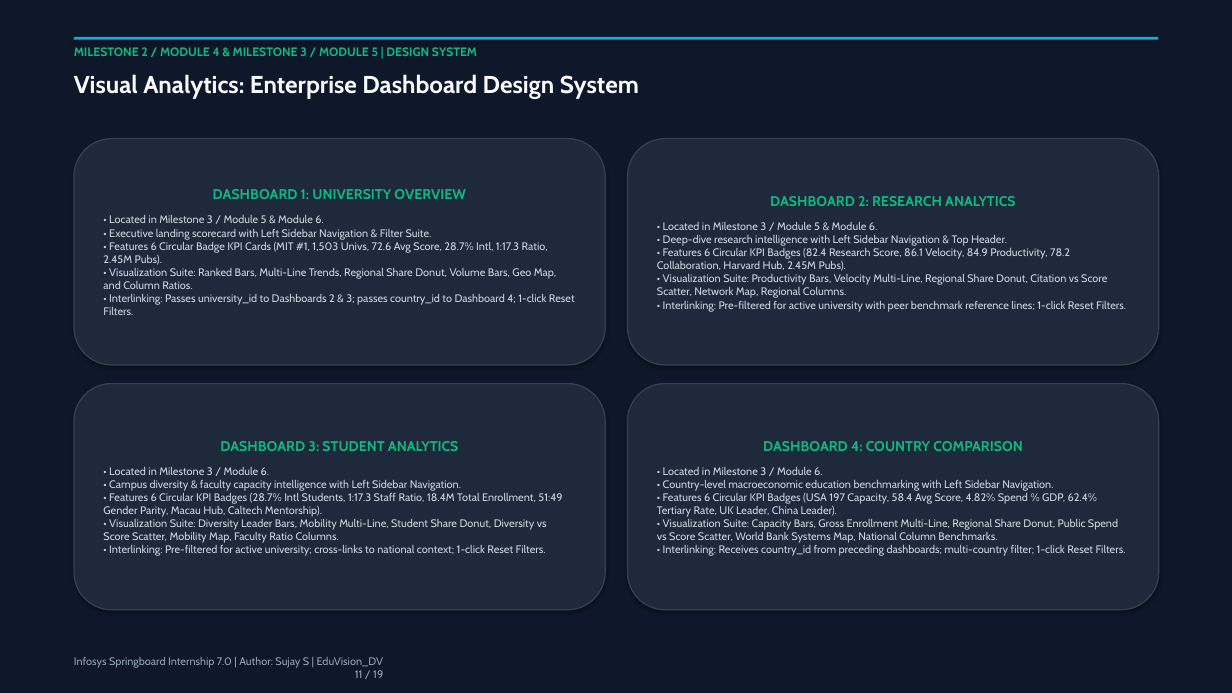
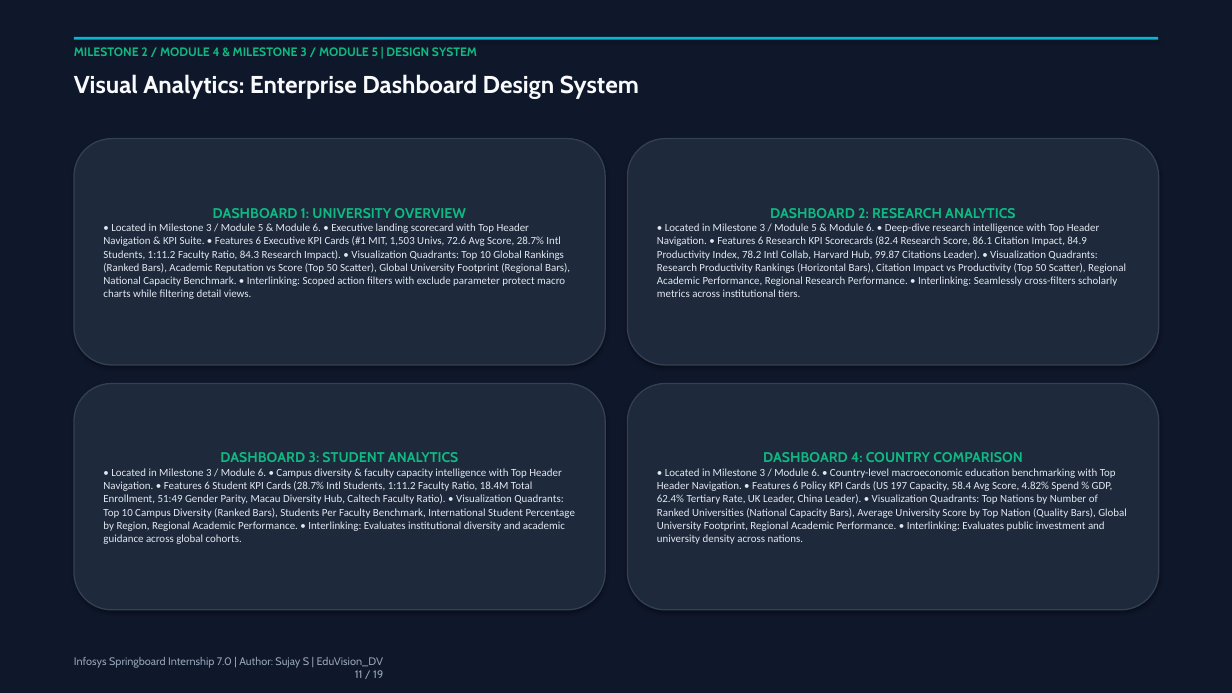
Before and after one commit to springboardmentor1234r/Higher-Education-Intelligence-System-for-Institutional-Performance-and-Academic-Excellence-Analysis, a slide deck: slide 11 of EduVision_DV_Project_Presentation.pptx. Drawn at 1232x693 pixels with LibreOffice and Linux fonts; fonts in the diff are those of the drawing. Boxes give left, top, right and bottom in pixels: in the first picture for what was removed or moved away, otherwise in the second. Text is boxed around its words. In the diff, an @@ line names an element or a change of style, - is before the commit and + after.

Commit message:
feat: roll back to 4-quadrant executive dashboard layout, fix action filter scoping, and update presentation

```diff
--- a/EduVision_DV_Project_Presentation.pptx
+++ b/EduVision_DV_Project_Presentation.pptx
@@ text in rounded rectangle at (103, 223, 570, 299): text changed; font Cabin to Calibri; text colour #CBD5E1 to #E2E8F0 @@
-• Located in Milestone 3 / Module 5 & Module 6.
-• Executive landing scorecard with Left Sidebar Navigation & Filter Suite.
-• Features 6 Circular Badge KPI Cards (MIT #1, 1,503 Univs, 72.6 Avg Score, 28.7% Intl, 1:17.3 Ratio, 2.45M Pubs).
-• Visualization Suite: Ranked Bars, Multi-Line Trends, Regional Share Donut, Volume Bars, Geo Map, and Column Ratios.
-• Interlinking: Passes university_id to Dashboards 2 & 3; passes country_id to Dashboard 4; 1-click Reset Filters.
+• Located in Milestone 3 / Module 5 & Module 6. • Executive landing scorecard with Top Header Navigation & KPI Suite. • Features 6 Executive KPI Cards (#1 MIT, 1,503 Univs, 72.6 Avg Score, 28.7% Intl Students, 1:11.2 Faculty Ratio, 84.3 Research Impact). • Visualization Quadrants: Top 10 Global Rankings (Ranked Bars), Academic Reputation vs Score (Top 50 Scatter), Global University Footprint (Regional Bars), National Capacity Benchmark. • Interlinking: Scoped action filters with exclude parameter protect macro charts while filtering detail views.
@@ text in rounded rectangle at (657, 223, 1126, 297): text changed; font Cabin to Calibri; text colour #CBD5E1 to #E2E8F0 @@
-• Located in Milestone 3 / Module 5 & Module 6.
-• Deep-dive research intelligence with Left Sidebar Navigation & Top Header.
-• Features 6 Circular KPI Badges (82.4 Research Score, 86.1 Velocity, 84.9 Productivity, 78.2 Collaboration, Harvard Hub, 2.45M Pubs).
-• Visualization Suite: Productivity Bars, Velocity Multi-Line, Regional Share Donut, Citation vs Score Scatter, Network Map, Regional Columns.
-• Interlinking: Pre-filtered for active university with peer benchmark reference lines; 1-click Reset Filters.
+• Located in Milestone 3 / Module 5 & Module 6. • Deep-dive research intelligence with Top Header Navigation. • Features 6 Research KPI Scorecards (82.4 Research Score, 86.1 Citation Impact, 84.9 Productivity Index, 78.2 Intl Collab, Harvard Hub, 99.87 Citations Leader). • Visualization Quadrants: Research Productivity Rankings (Horizontal Bars), Citation Impact vs Productivity (Top 50 Scatter), Regional Academic Performance, Regional Research Performance. • Interlinking: Seamlessly cross-filters scholarly metrics across institutional tiers.
@@ text in rounded rectangle at (103, 468, 575, 544): text changed; font Cabin to Calibri; text colour #CBD5E1 to #E2E8F0 @@
-• Located in Milestone 3 / Module 6.
-• Campus diversity & faculty capacity intelligence with Left Sidebar Navigation.
-• Features 6 Circular KPI Badges (28.7% Intl Students, 1:17.3 Staff Ratio, 18.4M Total Enrollment, 51:49 Gender Parity, Macau Hub, Caltech Mentorship).
-• Visualization Suite: Diversity Leader Bars, Mobility Multi-Line, Student Share Donut, Diversity vs Score Scatter, Mobility Map, Faculty Ratio Columns.
-• Interlinking: Pre-filtered for active university; cross-links to national context; 1-click Reset Filters.
+• Located in Milestone 3 / Module 6. • Campus diversity & faculty capacity intelligence with Top Header Navigation. • Features 6 Student KPI Cards (28.7% Intl Students, 1:11.2 Faculty Ratio, 18.4M Total Enrollment, 51:49 Gender Parity, Macau Diversity Hub, Caltech Faculty Ratio). • Visualization Quadrants: Top 10 Campus Diversity (Ranked Bars), Students Per Faculty Benchmark, International Student Percentage by Region, Regional Academic Performance. • Interlinking: Evaluates institutional diversity and academic guidance across global cohorts.
@@ text in rounded rectangle at (657, 468, 1127, 544): text changed; font Cabin to Calibri; text colour #CBD5E1 to #E2E8F0 @@
-• Located in Milestone 3 / Module 6.
-• Country-level macroeconomic education benchmarking with Left Sidebar Navigation.
-• Features 6 Circular KPI Badges (USA 197 Capacity, 58.4 Avg Score, 4.82% Spend % GDP, 62.4% Tertiary Rate, UK Leader, China Leader).
-• Visualization Suite: Capacity Bars, Gross Enrollment Multi-Line, Regional Share Donut, Public Spend vs Score Scatter, World Bank Systems Map, National Column Benchmarks.
-• Interlinking: Receives country_id from preceding dashboards; multi-country filter; 1-click Reset Filters.
+• Located in Milestone 3 / Module 6. • Country-level macroeconomic education benchmarking with Top Header Navigation. • Features 6 Policy KPI Cards (US 197 Capacity, 58.4 Avg Score, 4.82% Spend % GDP, 62.4% Tertiary Rate, UK Leader, China Leader). • Visualization Quadrants: Top Nations by Number of Ranked Universities (National Capacity Bars), Average University Score by Top Nation (Quality Bars), Global University Footprint, Regional Academic Performance. • Interlinking: Evaluates public investment and university density across nations.
```
Also in this commit, not shown: 8 other slides changed, 16 other files.
